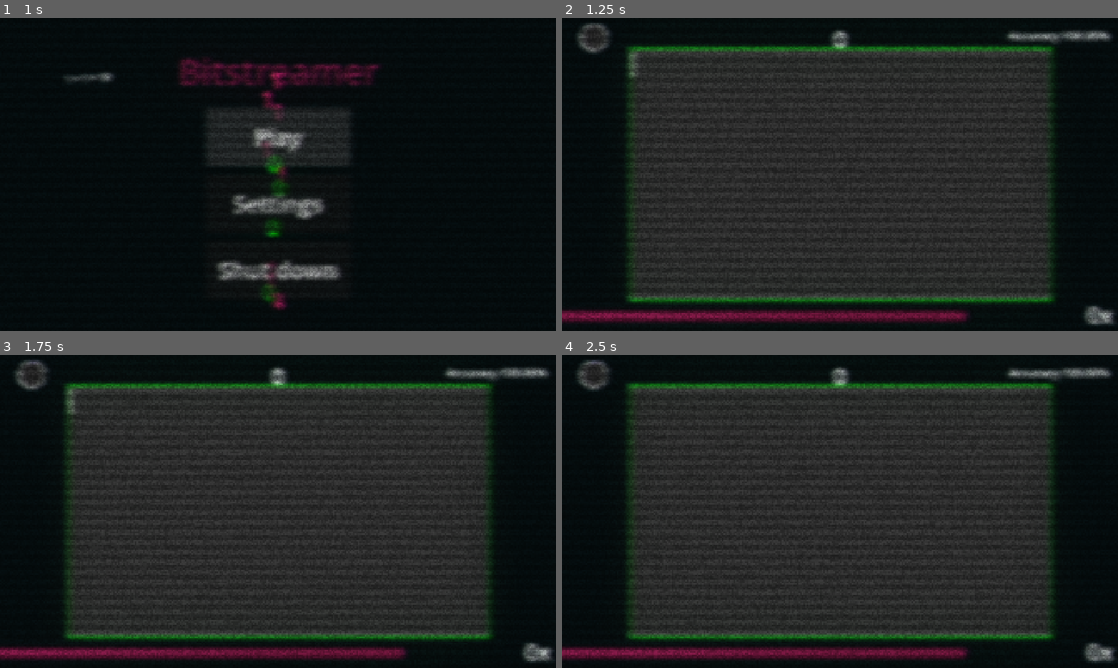
Above: before the commit, frames 1-4 (two rows, left to right).
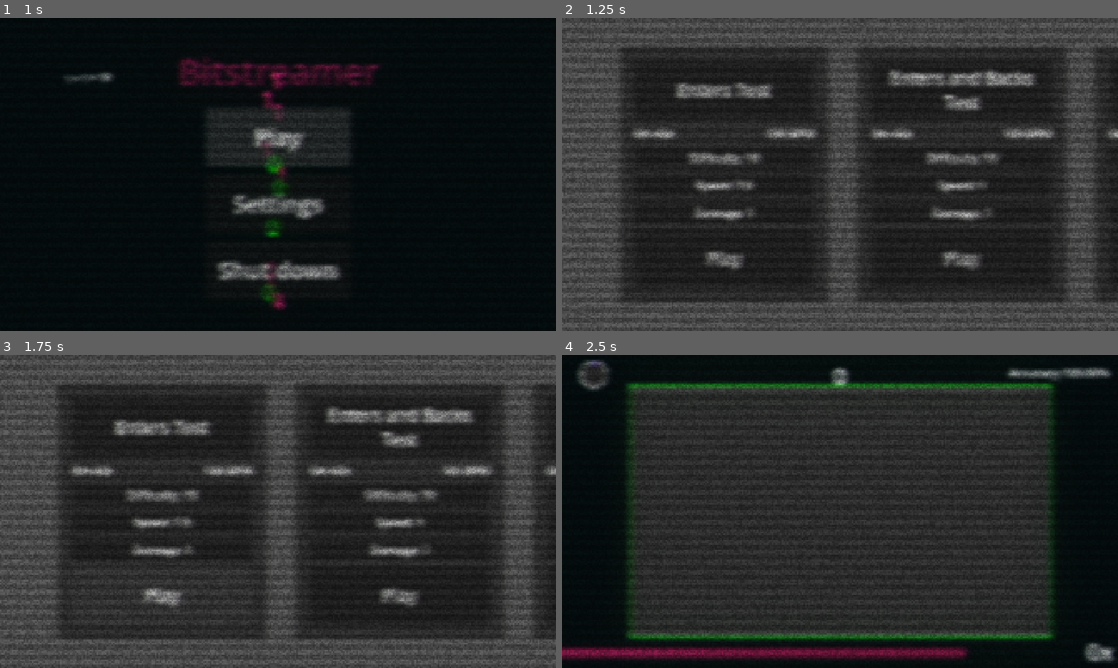
Above: after the commit, the same moments.

Repository: joeljanzen/Bitstreamer
Game: Godot game, scene res://Scenes/UI/main_menu.tscn
The game is run twice, just before and just after one commit, with the same random seed, the same clock (stepped at 60 frames per second) and the same inputs. Sound files missing from this copy of the repository are replaced by a short silence.
Inputs (mouse positions are in pixels of both pictures, inside the frame that each line leads up to):
- Up to frame 1 (1 s): click "Play" at 0.5 s
- Up to frame 2 (1.25 s): no input
- Up to frame 3 (1.75 s): click (161, 596) at 1.25 s, where only the run after the commit has a clickable "Play"
- Up to frame 4 (2.5 s): tap Enter (enter_bit) at 2 s; move the mouse to (962, 495) at 2.02 s; hold Z (0_bit) from 2.03 s (still down); click (962, 495) at 2.17 s

Frame 1 is identical in both runs. In frame 2, 47% of the frame differs, in the area x 0-100%, y 0-100%; in frame 3, 47%; in frame 4, less than 0.1%.

Commit message:
Level select scene
Not entirely done but it works

Diff:
--- a/Scenes/UI/level_button.tscn
+++ b/Scenes/UI/level_button.tscn
@@ -4,32 +4,27 @@
 [ext_resource type="Script" uid="uid://c0dcx5ksg78n5" path="res://Scripts/UI/level_button.gd" id="1_iq6la"]
 
 [node name="LevelButton" type="Control" unique_id=1822112030]
+custom_minimum_size = Vector2(720, 880)
 layout_mode = 3
 anchors_preset = 15
 anchor_right = 1.0
 anchor_bottom = 1.0
 grow_horizontal = 2
 grow_vertical = 2
+mouse_filter = 1
 script = ExtResource("1_iq6la")
 
-[node name="CanvasLayer" type="CanvasLayer" parent="." unique_id=1732266085]
-
-[node name="MarginContainer" type="MarginContainer" parent="CanvasLayer" unique_id=1638538951]
+[node name="Panel" type="Panel" parent="." unique_id=1266196469]
+layout_mode = 1
 anchors_preset = 15
 anchor_right = 1.0
 anchor_bottom = 1.0
 grow_horizontal = 2
 grow_vertical = 2
+mouse_filter = 1
 theme = ExtResource("1_bbr4g")
-theme_override_constants/margin_left = 600
-theme_override_constants/margin_top = 100
-theme_override_constants/margin_right = 600
-theme_override_constants/margin_bottom = 100
 
-[node name="Panel" type="Panel" parent="CanvasLayer/MarginContainer" unique_id=1266196469]
-layout_mode = 2
-
-[node name="MarginContainer" type="MarginContainer" parent="CanvasLayer/MarginContainer/Panel" unique_id=1823341588]
+[node name="MarginContainer" type="MarginContainer" parent="Panel" unique_id=1823341588]
 layout_mode = 1
 anchors_preset = 15
 anchor_right = 1.0
@@ -41,19 +36,20 @@
 theme_override_constants/margin_right = 50
 theme_override_constants/margin_bottom = 50
 
-[node name="VBoxContainer" type="VBoxContainer" parent="CanvasLayer/MarginContainer/Panel/MarginContainer" unique_id=226793183]
+[node name="VBoxContainer" type="VBoxContainer" parent="Panel/MarginContainer" unique_id=226793183]
 layout_mode = 2
 size_flags_horizontal = 3
 size_flags_vertical = 3
 theme_override_constants/separation = 20
 alignment = 1
 
-[node name="NamePanel" type="Panel" parent="CanvasLayer/MarginContainer/Panel/MarginContainer/VBoxContainer" unique_id=547449358]
+[node name="NamePanel" type="Panel" parent="Panel/MarginContainer/VBoxContainer" unique_id=547449358]
 custom_minimum_size = Vector2(0, 200)
 layout_mode = 2
 size_flags_vertical = 0
+mouse_filter = 1
 
-[node name="NameLabel" type="Label" parent="CanvasLayer/MarginContainer/Panel/MarginContainer/VBoxContainer/NamePanel" unique_id=992663357]
+[node name="NameLabel" type="Label" parent="Panel/MarginContainer/VBoxContainer/NamePanel" unique_id=992663357]
 layout_mode = 1
 anchors_preset = 15
 anchor_right = 1.0
@@ -68,25 +64,26 @@
 autowrap_mode = 3
 clip_text = true
 
-[node name="HBoxContainer" type="HBoxContainer" parent="CanvasLayer/MarginContainer/Panel/MarginContainer/VBoxContainer" unique_id=1009278135]
+[node name="HBoxContainer" type="HBoxContainer" parent="Panel/MarginContainer/VBoxContainer" unique_id=1009278135]
 layout_mode = 2
 size_flags_vertical = 4
 
-[node name="LengthLabel" type="Label" parent="CanvasLayer/MarginContainer/Panel/MarginContainer/VBoxContainer/HBoxContainer" unique_id=2082293783]
+[node name="LengthLabel" type="Label" parent="Panel/MarginContainer/VBoxContainer/HBoxContainer" unique_id=2082293783]
 layout_mode = 2
 size_flags_horizontal = 2
 text = "Length: 42s"
 
-[node name="BPMLabel" type="Label" parent="CanvasLayer/MarginContainer/Panel/MarginContainer/VBoxContainer/HBoxContainer" unique_id=1654100771]
+[node name="BPMLabel" type="Label" parent="Panel/MarginContainer/VBoxContainer/HBoxContainer" unique_id=1654100771]
 layout_mode = 2
 text = "100 BPM"
 
-[node name="DifficultyPanel" type="Panel" parent="CanvasLayer/MarginContainer/Panel/MarginContainer/VBoxContainer" unique_id=61150594]
+[node name="DifficultyPanel" type="Panel" parent="Panel/MarginContainer/VBoxContainer" unique_id=61150594]
 custom_minimum_size = Vector2(0, 75)
 layout_mode = 2
 size_flags_vertical = 4
+mouse_filter = 1
 
-[node name="DifficultyLabel" type="Label" parent="CanvasLayer/MarginContainer/Panel/MarginContainer/VBoxContainer/DifficultyPanel" unique_id=1360617629]
+[node name="DifficultyLabel" type="Label" parent="Panel/MarginContainer/VBoxContainer/DifficultyPanel" unique_id=1360617629]
 layout_mode = 1
 anchors_preset = 8
 anchor_left = 0.5
@@ -104,12 +101,13 @@
 horizontal_alignment = 1
 vertical_alignment = 1
 
-[node name="SpeedPanel" type="Panel" parent="CanvasLayer/MarginContainer/Panel/MarginContainer/VBoxContainer" unique_id=729764941]
+[node name="SpeedPanel" type="Panel" parent="Panel/MarginContainer/VBoxContainer" unique_id=729764941]
 custom_minimum_size = Vector2(0, 75)
 layout_mode = 2
 size_flags_vertical = 4
+mouse_filter = 1
 
-[node name="SpeedLabel" type="Label" parent="CanvasLayer/MarginContainer/Panel/MarginContainer/VBoxContainer/SpeedPanel" unique_id=1514991487]
+[node name="SpeedLabel" type="Label" parent="Panel/MarginContainer/VBoxContainer/SpeedPanel" unique_id=1514991487]
 layout_mode = 1
 anchors_preset = 8
 anchor_left = 0.5
@@ -127,12 +125,13 @@
 horizontal_alignment = 1
 vertical_alignment = 1
 
-[node name="DamagePanel" type="Panel" parent="CanvasLayer/MarginContainer/Panel/MarginContainer/VBoxContainer" unique_id=1308391746]
+[node name="DamagePanel" type="Panel" parent="Panel/MarginContainer/VBoxContainer" unique_id=1308391746]
 custom_minimum_size = Vector2(0, 75)
 layout_mode = 2
 size_flags_vertical = 4
+mouse_filter = 1
 
-[node name="DamageLabel" type="Label" parent="CanvasLayer/MarginContainer/Panel/MarginContainer/VBoxContainer/DamagePanel" unique_id=642316699]
+[node name="DamageLabel" type="Label" parent="Panel/MarginContainer/VBoxContainer/DamagePanel" unique_id=642316699]
 layout_mode = 1
 anchors_preset = 8
 anchor_left = 0.5
@@ -150,12 +149,13 @@
 horizontal_alignment = 1
 vertical_alignment = 1
 
-[node name="PlayButton" type="Button" parent="CanvasLayer/MarginContainer/Panel/MarginContainer/VBoxContainer" unique_id=1418447274]
+[node name="PlayButton" type="Button" parent="Panel/MarginContainer/VBoxContainer" unique_id=1418447274]
 custom_minimum_size = Vector2(0, 200)
 layout_mode = 2
 size_flags_vertical = 8
+mouse_filter = 1
 theme_override_font_sizes/font_size = 60
 text = "Play"
 
-[connection signal="mouse_entered" from="CanvasLayer/MarginContainer/Panel/MarginContainer/VBoxContainer/PlayButton" to="." method="_on_play_button_mouse_entered"]
-[connection signal="pressed" from="CanvasLayer/MarginContainer/Panel/MarginContainer/VBoxContainer/PlayButton" to="." method="_on_play_button_pressed"]
+[connection signal="mouse_entered" from="Panel/MarginContainer/VBoxContainer/PlayButton" to="." method="_on_play_button_mouse_entered"]
+[connection signal="pressed" from="Panel/MarginContainer/VBoxContainer/PlayButton" to="." method="_on_play_button_pressed"]
--- /dev/null
+++ b/Scenes/UI/level_select.tscn
@@ -0,0 +1,52 @@
+[gd_scene format=3 uid="uid://3lxad050esl2"]
+
+[ext_resource type="Script" uid="uid://bps4r7xs057l3" path="res://Scripts/UI/level_select.gd" id="1_2wnai"]
+[ext_resource type="AudioStream" uid="uid://dwyebhm5je5x6" path="res://Resources/Audio/SFX/MenuFocus.wav" id="3_1i34c"]
+[ext_resource type="AudioStream" uid="uid://cmnpxs8mq0ia5" path="res://Resources/Audio/SFX/MenuClick.wav" id="4_40fl8"]
+
+[node name="LevelSelect" type="Control" unique_id=1472628101]
+layout_mode = 3
+anchors_preset = 15
+anchor_right = 1.0
+anchor_bottom = 1.0
+grow_horizontal = 2
+grow_vertical = 2
+mouse_filter = 1
+script = ExtResource("1_2wnai")
+
+[node name="HBoxContainer" type="HBoxContainer" parent="." unique_id=1268261778]
+layout_mode = 1
+anchors_preset = 15
+anchor_right = 1.0
+anchor_bottom = 1.0
+grow_horizontal = 2
+grow_vertical = 2
+
+[node name="ScrollContainer" type="ScrollContainer" parent="HBoxContainer" unique_id=878674155]
+layout_mode = 2
+size_flags_horizontal = 3
+mouse_filter = 0
+horizontal_scroll_mode = 3
+vertical_scroll_mode = 0
+
+[node name="MarginContainer" type="MarginContainer" parent="HBoxContainer/ScrollContainer" unique_id=768856825]
+layout_mode = 2
+theme_override_constants/margin_left = 200
+theme_override_constants/margin_top = 100
+theme_override_constants/margin_right = 200
+theme_override_constants/margin_bottom = 100
+
+[node name="LevelButtonContainer" type="HBoxContainer" parent="HBoxContainer/ScrollContainer/MarginContainer" unique_id=1129383610]
+layout_mode = 2
+size_flags_horizontal = 3
+size_flags_vertical = 3
+theme_override_constants/separation = 100
+
+[node name="MenuFocus" type="AudioStreamPlayer" parent="." unique_id=564885747]
+stream = ExtResource("3_1i34c")
+volume_db = -8.0
+bus = &"SFX"
+
+[node name="MenuClick" type="AudioStreamPlayer" parent="." unique_id=723314131]
+stream = ExtResource("4_40fl8")
+bus = &"SFX"
--- a/Scripts/Gameplay/level.gd
+++ b/Scripts/Gameplay/level.gd
@@ -60,6 +60,9 @@
 ## The audio stream to play out of the conductor.
 var song: AudioStream
 
+# REMOVE THIS LATER AND INSTEAD TAKE IN THE LEVEL INFO OBJECT AND DONT LOAD
+# EVERYTHING AGAIN.
+var TEMPORARY_FILENAME
 
 ## Connect to the failed signal and share level statistics with levelUI.
 func _ready() -> void:
@@ -68,7 +71,7 @@
 	_levelUI.set_UI_visible(GameSettings.level_UI_enabled)
 	_levelUI.connect_level(self)
 
-	if load_level("memecore"):
+	if load_level(TEMPORARY_FILENAME):
 		print("Successfully loaded level: %s" % level_name)
 		print("BPM: %s" % bpm)
 		print("Speed: %s" % speed)
@@ -100,15 +103,20 @@
 		GameSettings.level_UI_enabled = _levelUI.UI_is_visible()
 
 
+## Set which level to play when the scene loads.
+func set_level(filename) -> void:
+	TEMPORARY_FILENAME = filename
+
+
 ## Load a level, based on its file name (omit .txt from the file name you give).
 ## Returns if the level loaded successfully.
 func load_level(file_name: String) -> bool:
-	var file = FileAccess.open("res://Levels/%s.txt" % file_name, FileAccess.READ)
+	var file = FileAccess.open("res://Levels/%s" % file_name, FileAccess.READ)
 	var error_loading := false
 
 	if file == null:
 		error_loading = true
-		push_error("Level file could not be found!")
+		push_error('Level file "%s" could not be found!' % file_name)
 	else:
 		var content = file.get_as_text()
 		file.close()
--- a/Scripts/Global/level_info.gd
+++ b/Scripts/Global/level_info.gd
@@ -48,7 +48,7 @@
 func _init(filename: String) -> void:
 	file_name = filename
 
-	var file = FileAccess.open("res://Levels/%s.txt" % filename, FileAccess.READ)
+	var file = FileAccess.open("res://Levels/%s" % file_name, FileAccess.READ)
 
 	if file == null:
 		push_error("Level file could not be found!")
--- a/Scripts/UI/level_button.gd
+++ b/Scripts/UI/level_button.gd
@@ -1,12 +1,12 @@
 class_name LevelButton
 extends Control
 
-@onready var _name_label = $CanvasLayer/MarginContainer/Panel/MarginContainer/VBoxContainer/NamePanel/NameLabel
-@onready var _length_label = $CanvasLayer/MarginContainer/Panel/MarginContainer/VBoxContainer/HBoxContainer/LengthLabel
-@onready var _bpm_label = $CanvasLayer/MarginContainer/Panel/MarginContainer/VBoxContainer/HBoxContainer/BPMLabel
-@onready var _difficulty_label = $CanvasLayer/MarginContainer/Panel/MarginContainer/VBoxContainer/DifficultyPanel/DifficultyLabel
-@onready var _speed_label = $CanvasLayer/MarginContainer/Panel/MarginContainer/VBoxContainer/SpeedPanel/SpeedLabel
-@onready var _damage_label = $CanvasLayer/MarginContainer/Panel/MarginContainer/VBoxContainer/DamagePanel/DamageLabel
+@onready var _name_label = $Panel/MarginContainer/VBoxContainer/NamePanel/NameLabel
+@onready var _length_label = $Panel/MarginContainer/VBoxContainer/HBoxContainer/LengthLabel
+@onready var _bpm_label = $Panel/MarginContainer/VBoxContainer/HBoxContainer/BPMLabel
+@onready var _difficulty_label = $Panel/MarginContainer/VBoxContainer/DifficultyPanel/DifficultyLabel
+@onready var _speed_label = $Panel/MarginContainer/VBoxContainer/SpeedPanel/SpeedLabel
+@onready var _damage_label = $Panel/MarginContainer/VBoxContainer/DamagePanel/DamageLabel
 
 ## This level has been selected to play.
 signal button_pressed(level_info: LevelInfo)
--- /dev/null
+++ b/Scripts/UI/level_select.gd
@@ -0,0 +1,44 @@
+extends Control
+
+@onready var _level_button_container = $HBoxContainer/ScrollContainer/MarginContainer/LevelButtonContainer
+
+@onready var _menu_focus_sound: AudioStreamPlayer = $MenuFocus
+@onready var _menu_click_sound: AudioStreamPlayer = $MenuClick
+
+var _level_scene = preload("res://Scenes/level.tscn")
+var _level_button_scene = preload("res://Scenes/UI/level_button.tscn")
+
+## An array of all level info
+var _levels: Array[LevelInfo]
+
+
+## Load all levels and create buttons for them.
+func _ready() -> void:
+	# Load all level info
+	var level_filenames: PackedStringArray = DirAccess.get_files_at("res://Levels")
+
+	for file in level_filenames:
+		_levels.push_back(LevelInfo.new(file))
+
+	# Make level buttons
+	for level in _levels:
+		if level.is_valid():
+			var level_button: LevelButton = _level_button_scene.instantiate()
+			level_button.setup(level)
+			level_button.connect("button_pressed", _level_button_pressed)
+			level_button.connect("button_focused", _level_button_focused)
+			_level_button_container.add_child(level_button)
+
+
+## Start the level that has been selected.
+func _level_button_pressed(level_info: LevelInfo) -> void:
+	_menu_click_sound.play()
+	await _menu_click_sound.finished
+
+	var level_scene: GameLevel = _level_scene.instantiate()
+	level_scene.set_level(level_info.file_name)
+	get_tree().change_scene_to_node(level_scene)
+
+
+func _level_button_focused() -> void:
+	_menu_focus_sound.play()
--- a/Scripts/UI/main_menu.gd
+++ b/Scripts/UI/main_menu.gd
@@ -32,7 +32,7 @@
 
 const splash_text_filepath = "res://Resources/Text/splash_text.json"
 
-var _level_scene = preload("res://Scenes/level.tscn")
+var _level_select_scene = preload("res://Scenes/UI/level_select.tscn")
 var _settings_scene = preload("res://Scenes/UI/settings_ui.tscn")
 var _bit = preload("res://Scenes/bit.tscn")
 
@@ -142,7 +142,7 @@
 	_menu_click_sound.play()
 	await _menu_click_sound.finished
 	Bit.in_main_menu = false
-	get_tree().change_scene_to_node(_level_scene.instantiate())
+	get_tree().change_scene_to_node(_level_select_scene.instantiate())
 
 
 func _on_settings_button_pressed() -> void:
--- a/project.godot
+++ b/project.godot
@@ -90,6 +90,10 @@
 ]
 }
 
+[input_devices]
+
+pointing/emulate_touch_from_mouse=true
+
 [layer_names]
 
 2d_render/layer_1="Background glow"
Not shown, added: Scripts/UI/level_select.gd.uid
